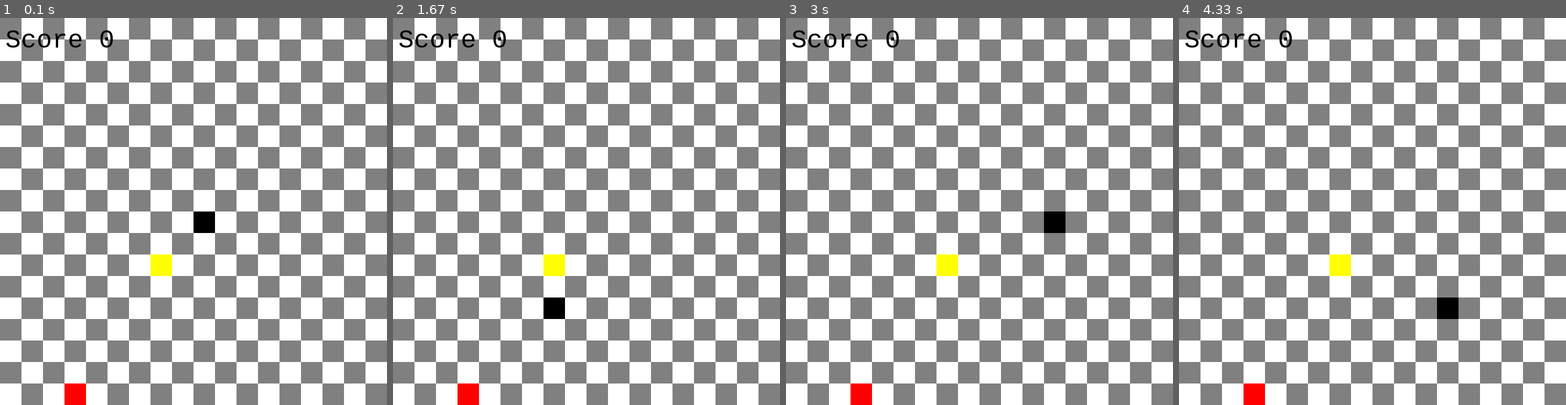
Above: before the commit, frames 1-4 (left to right).
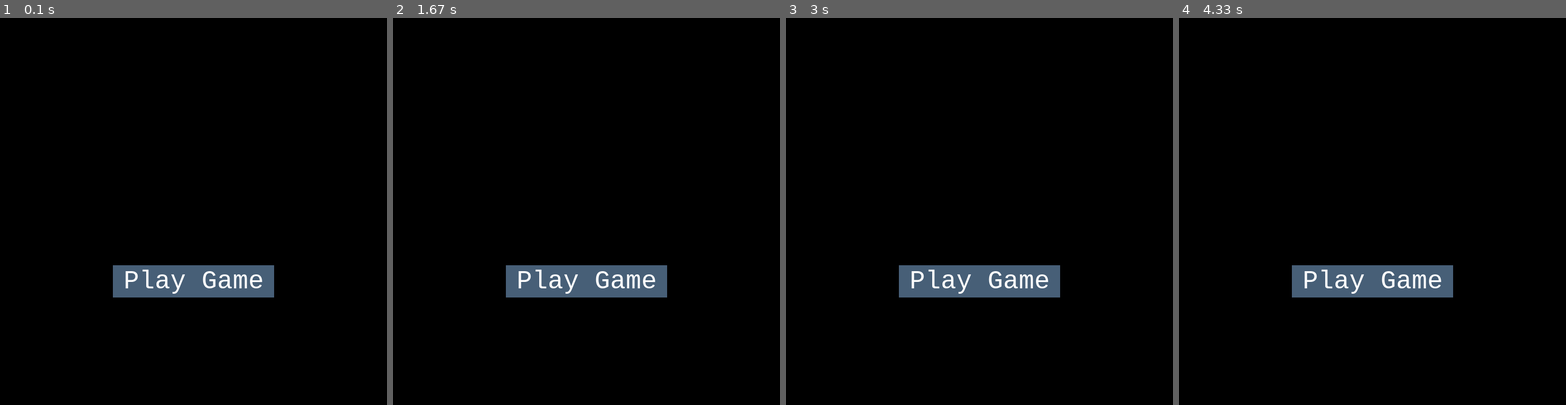
Above: after the commit, the same moments.

Repository: dimon-ton/pygame_course
Game: pygame game, started from snaketut/snaketut.py
The game is run twice, just before and just after one commit, with the same random seed, the same clock (stepped at 60 frames per second) and the same inputs.
Inputs:
- Up to frame 1 (0.1 s): no input
- Up to frame 2 (1.67 s): hold Left 0.33-0.87 s; hold Down 0.9-1.2 s; hold Left 1.23-1.63 s
- Up to frame 3 (3 s): hold Up 1.67-2.03 s; hold Right 2.07-2.7 s; hold Down from 2.73 s (still down)
- Up to frame 4 (4.33 s): release Down at 3.1 s; hold Left 3.13-3.6 s; hold Right 3.63-4.1 s; hold Up from 4.13 s (still down)

The runs differ from the first frame. In frame 1, 99% of the frame differs, in the area x 0-100%, y 0-100%; in frame 2, 99%; in frame 3, 99%; in frame 4, 99%.

Commit message:
learning EP12 seek at 58:51

Diff:
--- a/snaketut/snaketut.py
+++ b/snaketut/snaketut.py
@@ -152,36 +152,86 @@
         # rect = pygame.Rect((self.position[0], self.position[1]), (tile_size, tile_size))
         # pygame.draw.rect(surface, self.color, rect)
 
+
+class Button:
+    def __init__(self, text, width, height, pos):
+        self.top_rect = pygame.Rect(pos,(width, height))
+        self.top_rect_color = '#475F77'
+
+        # text inside button
+        self.text_surf = gamefont.render(text, True, '#FFFFFF')
+        self.text_rect = self.text_surf.get_rect(center=self.top_rect.center)
+
+    def draw(self):
+        pygame.draw.rect(screen, self.top_rect_color, self.top_rect)
+        screen.blit(self.text_surf, self.text_rect)
+
+
+class GameState():
+    def __init__(self):
+        # self.state = 'Menu'
+        self.state = 'Menu'
+
+    def main_game(self):
+        pygame.display.update()
+        draw_grid(screen)
+        snake.draw(screen)
+        food.draw(screen)
+        brick.draw(screen)
+        snake.move()
+        snake.input_key()
+        if snake.get_head_positions() == food.position:
+            pygame.mixer.Sound.play(powerup_sound)
+            snake.length += 1
+            snake.score += 1
+            food.random_position()
+            brick.random_position()
+
+        if any(snake.get_head_positions() == i for i in brick.bricklist):
+            snake.reset()
+
+            food.random_position()
+            brick.bricklist = []
+            brick.random_position()
+        score_text = gamefont.render("Score {}".format(snake.score), 1, (0,0,0))
+        screen.blit(score_text, (10, 15))
+
+
+    def menu(self):
+         # GUI
+         pygame.display.update()
+         button1.draw()
+         pygame.display.set_caption("Snake Game Menu")
+         screen.blit(screen, (0,0)) # Background
+
+
+    def state_manager(self):
+        if self.state == 'Main_Game':
+            self.main_game()
+
+        if self.state == 'Menu':
+            self.menu()
+
+    def run(self):
+        self.main_game()
+
+
 snake = Snake()
 food = Food()
 brick = Brick()
-while(True):
-    draw_grid(screen)
-    snake.draw(screen)
-    snake.move()
-    snake.input_key()
-    if snake.get_head_positions() == food.position:
-        pygame.mixer.Sound.play(powerup_sound)
-        snake.length += 1
-        snake.score += 1
-        food.random_position()
-        brick.random_position()
-
-
-    if any(snake.get_head_positions() == i for i in brick.bricklist):
-        snake.reset()
-
-        food.random_position()
-        brick.bricklist = []
-        brick.random_position()
+game = GameState()
+
+# GUI button instance
+button1 = Button('Play Game', 300, 60, (screen_width/2 - 150, screen_height/2 + 100))
+
+while True:
+
+    game.state_manager()
+
+
     # if snake.get_head_positions() == brick.position:
     #     snake.reset()
 
-    score_text = gamefont.render("Score {}".format(snake.score), 1, (0,0,0))
-    screen.blit(score_text, (10, 15))
-
-    food.draw(screen)
-    brick.draw(screen)
-    pygame.display.update()
+
 
     clock.tick(10) # can affect difficulty
